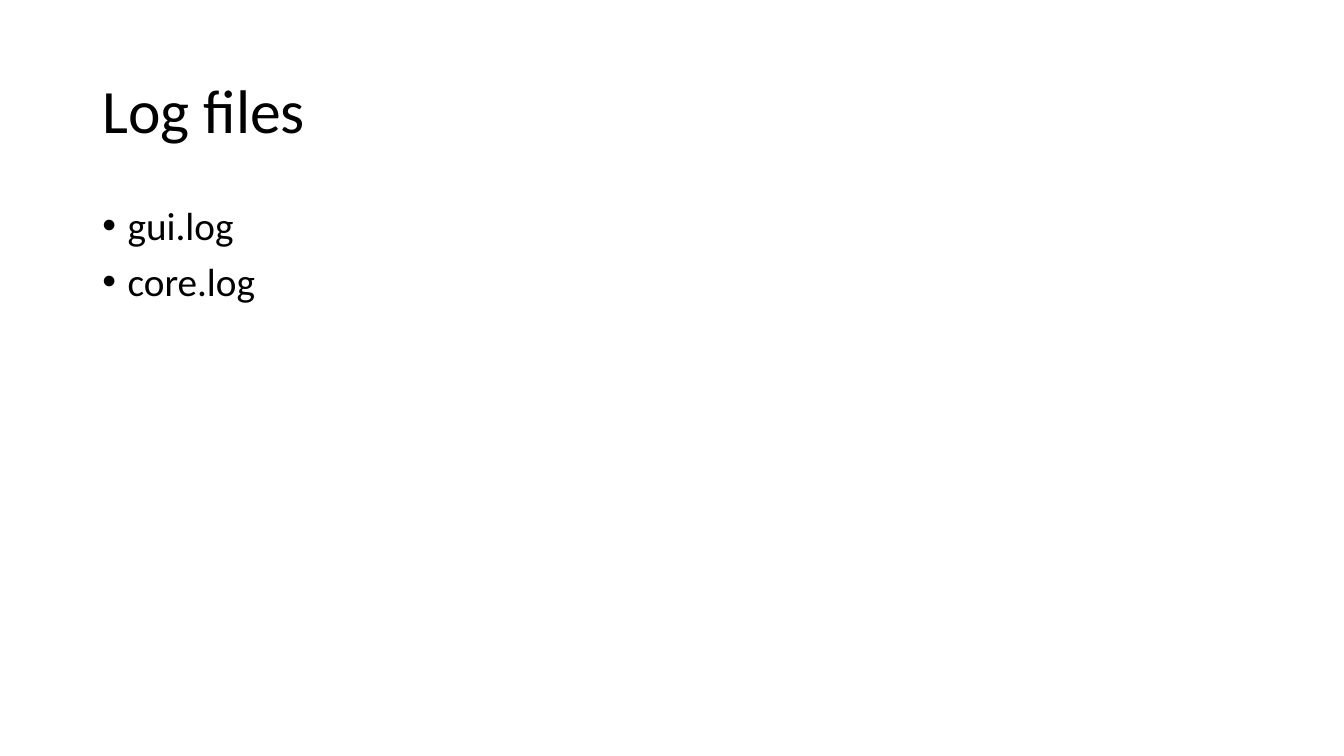
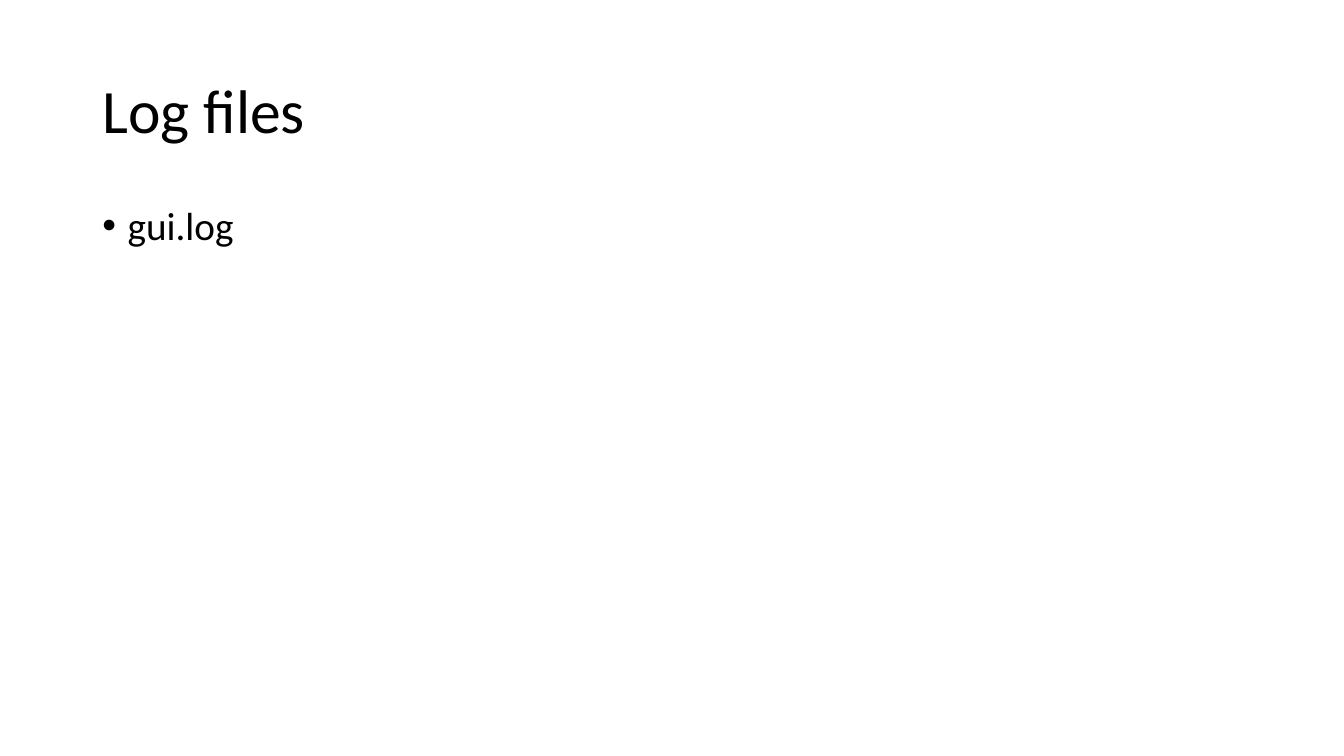
Before and after one commit to sgonzalezm/AlarmMgmt, a slide deck: slide 3 of Alarma Diagrama conceptual.pptx (slide 2 before the commit). Drawn at 1344x756 pixels with LibreOffice and Linux fonts; fonts in the diff are those of the drawing. Boxes give left, top, right and bottom in pixels: in the first picture for what was removed or moved away, otherwise in the second. Text is boxed around its words. In the diff, an @@ line names an element or a change of style, - is before the commit and + after.

```diff
--- a/Alarma Diagrama conceptual.pptx
+++ b/Alarma Diagrama conceptual.pptx
@@ text at [128,268,255,303]: paragraph removed @@
-• core.log
```
Also in this commit, not shown: 1 slide added, 4 other files.
